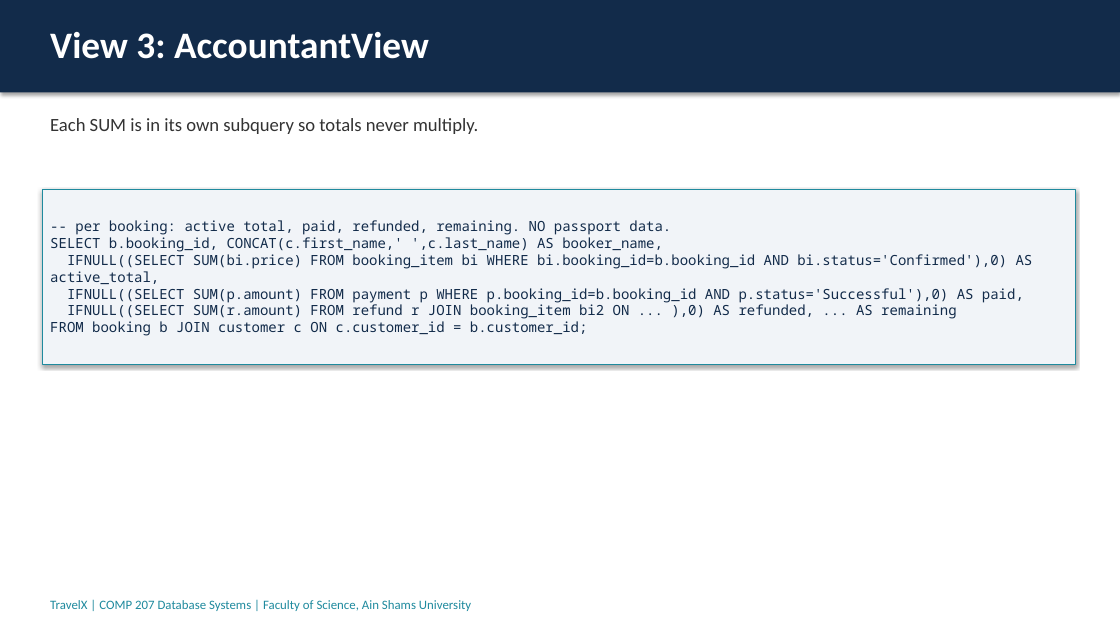
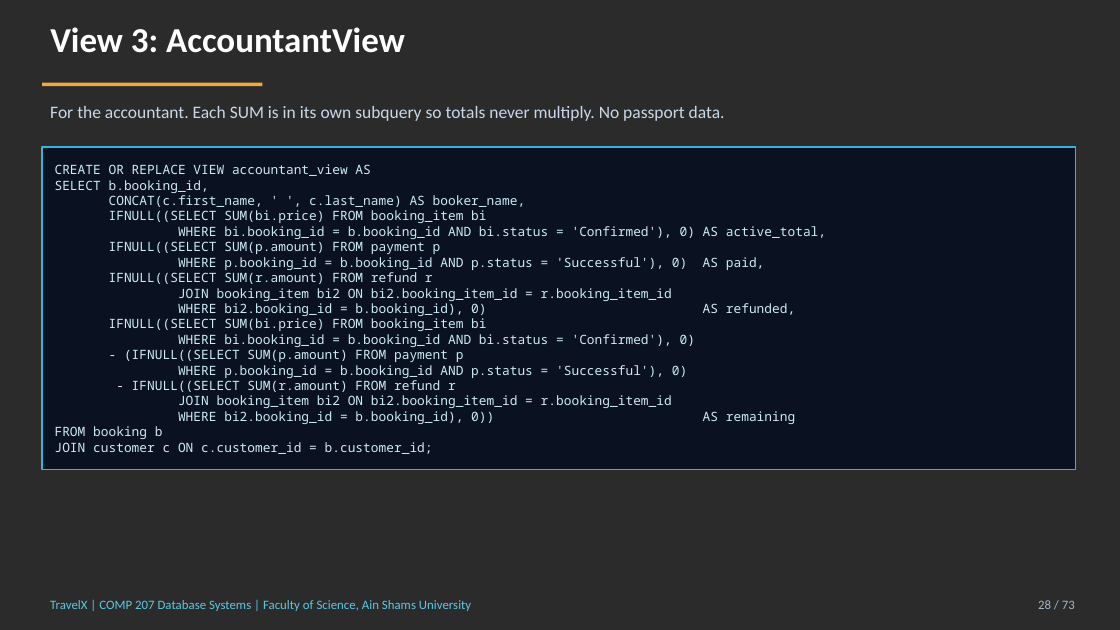
Before and after one commit to aw2818726-eng/travelx-comp207, a slide deck: slide 28 of presentation/TravelX_Presentation.pptx (slide 13 before the commit). Drawn at 1120x630 pixels with LibreOffice and Linux fonts; fonts in the diff are those of the drawing; background and template pictures are left out; a plain dark background stands for a picture behind light text. Boxes give left, top, right and bottom in pixels: in the first picture for what was removed or moved away, otherwise in the second. Text is boxed around its words. In the diff, an @@ line names an element or a change of style, - is before the commit and + after.

```diff
--- a/presentation/TravelX_Presentation.pptx
+++ b/presentation/TravelX_Presentation.pptx
@@ background #FFFFFF to picture (left out) @@
@@ rectangle removed at [0,0,1120,92] @@
@@ text "View 3: AccountantView" at [50,27,405,53]: size 32 to 30 pt; more space between paragraphs @@
@@ rectangle added at [42,82,262,86], fill #F2A93B @@
@@ text at [50,106,725,121]: text changed; size 16 to 15 pt; text colour #333333 to #C9D8E8 @@
-Each SUM is in its own subquery so totals never multiply.
+For the accountant. Each SUM is in its own subquery so totals never multiply. No passport data.
@@ rectangle "CREATE OR REPLACE VIEW accountant_view ...": place and size @@
-rectangle "CREATE OR REPLACE VIEW accountant_view ..." at [42,189,1075,365]
+rectangle "CREATE OR REPLACE VIEW accountant_view ..." at [42,147,1075,470]
@@ rectangle "CREATE OR REPLACE VIEW accountant_view ..." at [42,147,1075,470]: fill #F1F4F8 to #040E20 at 84% opacity; outline #1F8A9E 0.75 pt to #35B6D6 1.25 pt; shadow off @@
@@ text in rectangle at [55,164,826,454]: text changed; size 12 to 11 pt; text colour #122B4A to #CDEBF7 @@
--- per booking: active total, paid, refunded, remaining. NO passport data.
-SELECT b.booking_id, CONCAT(c.first_name,' ',c.last_name) AS booker_name,
-IFNULL((SELECT SUM(bi.price) FROM booking_item bi WHERE bi.booking_id=b.booking_id AND bi.status='Confirmed'),0) AS active_total,
-IFNULL((SELECT SUM(p.amount) FROM payment p WHERE p.booking_id=b.booking_id AND p.status='Successful'),0) AS paid,
-IFNULL((SELECT SUM(r.amount) FROM refund r JOIN booking_item bi2 ON ... ),0) AS refunded, ... AS remaining
-FROM booking b JOIN customer c ON c.customer_id = b.customer_id;
+CREATE OR REPLACE VIEW accountant_view AS
+SELECT b.booking_id,
+CONCAT(c.first_name, ' ', c.last_name) AS booker_name,
+IFNULL((SELECT SUM(bi.price) FROM booking_item bi
+WHERE bi.booking_id = b.booking_id AND bi.status = 'Confirmed'), 0) AS active_total,
+IFNULL((SELECT SUM(p.amount) FROM payment p
+WHERE p.booking_id = b.booking_id AND p.status = 'Successful'), 0) AS paid,
+IFNULL((SELECT SUM(r.amount) FROM refund r
+JOIN booking_item bi2 ON bi2.booking_item_id = r.booking_item_id
+WHERE bi2.booking_id = b.booking_id), 0) AS refunded,
+IFNULL((SELECT SUM(bi.price) FROM booking_item bi
+WHERE bi.booking_id = b.booking_id AND bi.status = 'Confirmed'), 0)
+- (IFNULL((SELECT SUM(p.amount) FROM payment p
+WHERE p.booking_id = b.booking_id AND p.status = 'Successful'), 0)
+- IFNULL((SELECT SUM(r.amount) FROM refund r
+JOIN booking_item bi2 ON bi2.booking_item_id = r.booking_item_id
+WHERE bi2.booking_id = b.booking_id), 0)) AS remaining
+FROM booking b
+JOIN customer c ON c.customer_id = b.customer_id;
@@ text "TravelX | COMP 207 Database ..." at [50,600,471,611]: text colour #1F8A9E to #5CC8E0; more space between paragraphs @@
@@ text added at [1038,600,1075,609], 11 pt, text #9FB6CC @@
+28 / 73
```
Also in this commit, not shown: 17 other slides changed, 55 slides added, 3 slides removed, 1 other file.
